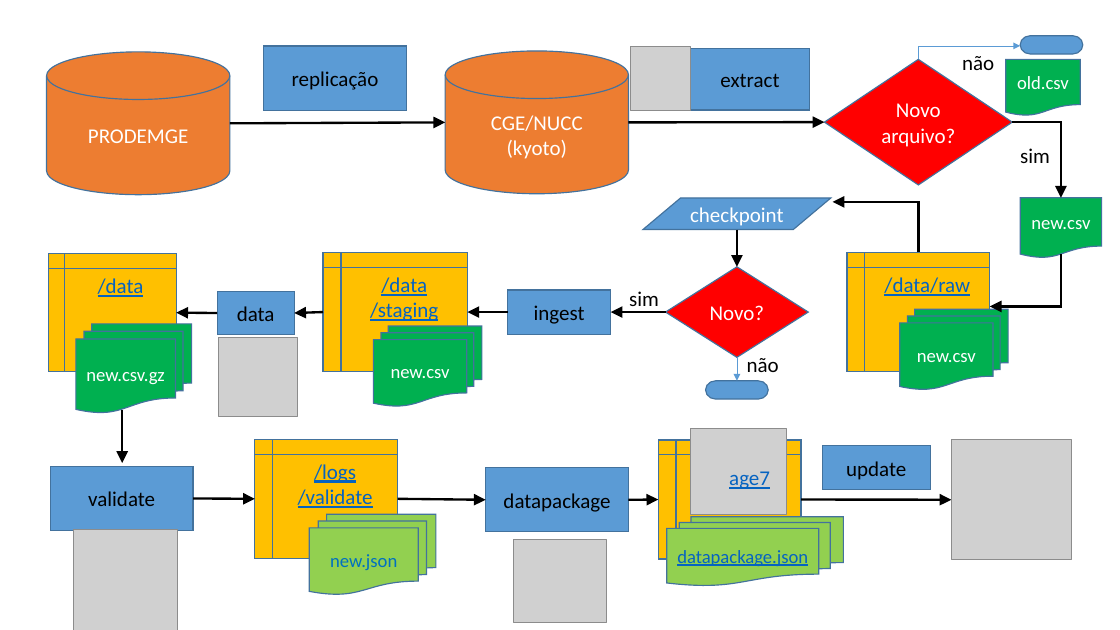
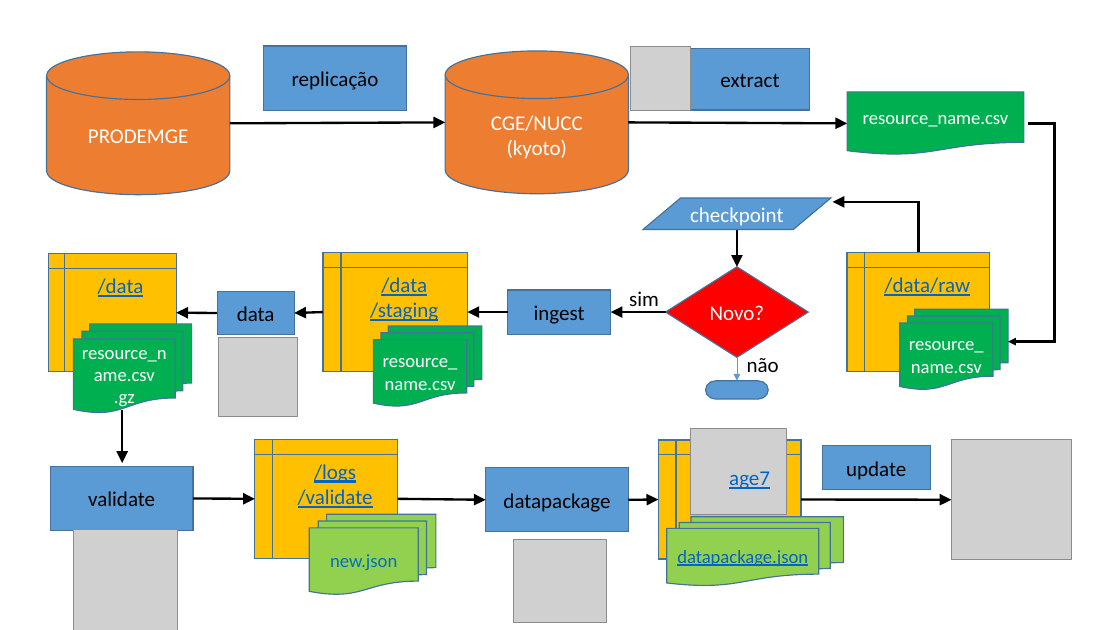
Before and after one commit to segovmg/age7, a slide deck: slide 1 of static/etl-age7.pptx. Drawn at 1120x630 pixels with LibreOffice and Linux fonts; fonts in the diff are those of the drawing; grey boxes stand for pictures; background and template pictures are left out. Boxes give left, top, right and bottom in pixels: in the first picture for what was removed or moved away, otherwise in the second. Text is boxed around its words. In the diff, an @@ line names an element or a change of style, - is before the commit and + after.

Commit message:
edita etapa extract e nome do arquivo csv

```diff
--- a/static/etl-age7.pptx
+++ b/static/etl-age7.pptx
@@ elbow arrow removed from (918, 60) to (1021, 46) @@
@@ text removed at <box>962,56,994,70</box> @@
-não
@@ pill shape removed at <box>1021,36,1084,55</box> @@
@@ diamond removed at <box>825,60,1013,185</box> @@
-Novo arquivo?
@@ flow chart document removed at <box>1006,60,1081,116</box> @@
-old.csv
@@ flow chart document added at <box>848,92,1024,155</box>, fill #00B050, outline #43739E 1 pt, 16 pt, text #FFFFFF @@
+resource_name.csv
@@ arrow moved from (628, 123) - (825, 122) to (628, 123) - (848, 124) @@
@@ elbow arrow added from (1028, 124) to (1008, 342), #000000 2.25 pt @@
@@ elbow arrow removed from (1012, 122) to (1061, 197) @@
@@ text removed at <box>1020,148,1050,163</box> @@
-sim
@@ flow chart document removed at <box>1021,197,1102,258</box> @@
-new.csv
@@ elbow arrow removed from (1061, 254) to (990, 307) @@
@@ text in flow chart multidocument at <box>82,350,167,409</box>: text changed @@
-new.csv.gz
+resource_name.csv
+.gz
@@ text in flow chart multidocument at <box>383,358,458,395</box>: text changed @@
-new.csv
+resource_name.csv
@@ text in flow chart multidocument at <box>909,341,984,379</box>: text changed @@
-new.csv
+resource_name.csv
```
Also in this commit, not shown: 2 other files.
